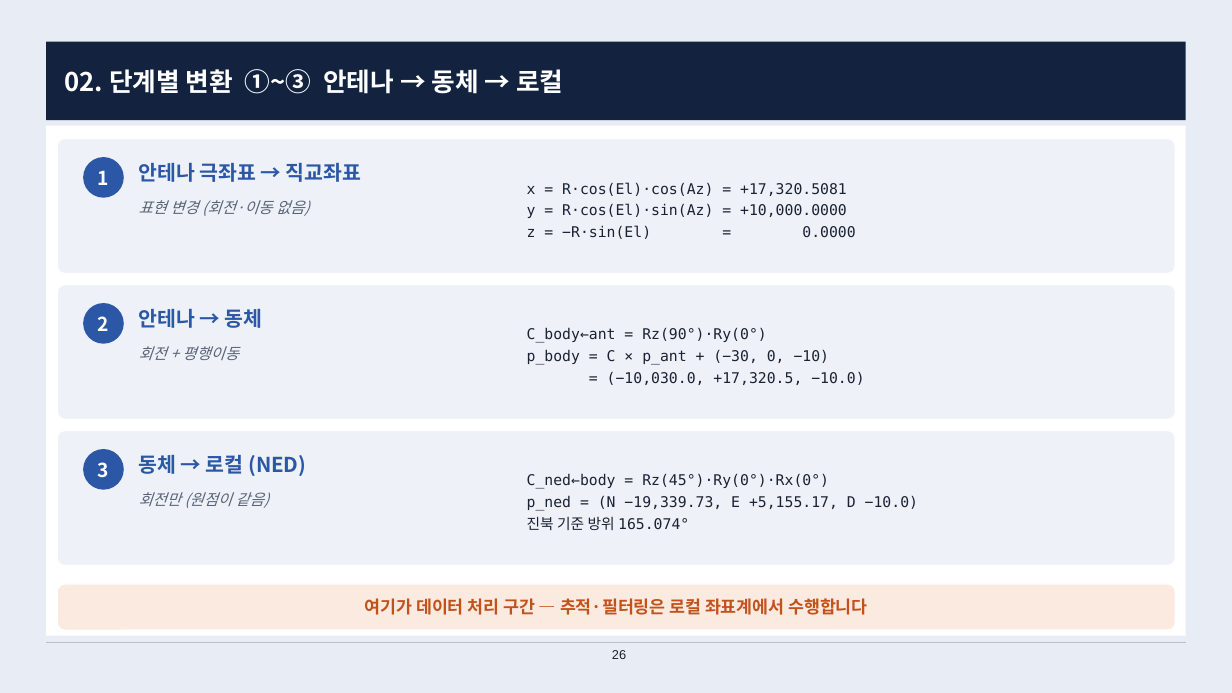
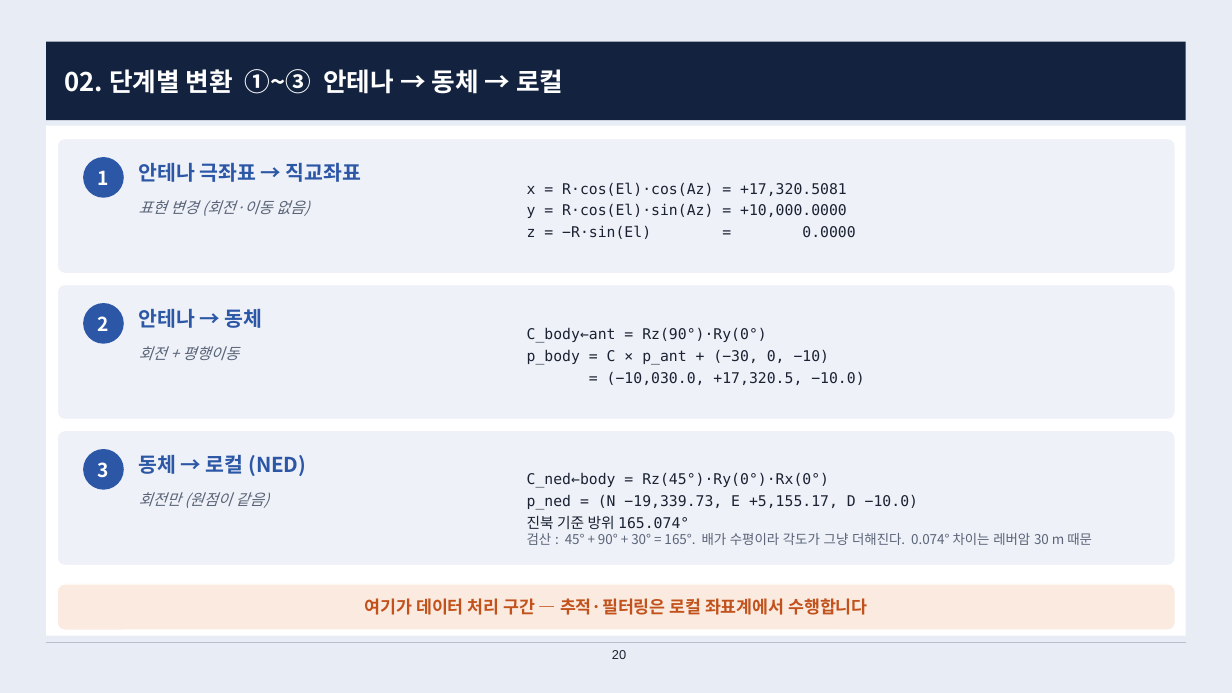
Before and after one commit to harley-hwan/IpcProc, a slide deck: slide 20 of Part2_CoordFrames/ref/산출물/Chapter2_coordinate_systems.pptx (slide 26 before the commit). Drawn at 1232x693 pixels with LibreOffice and Linux fonts; fonts in the diff are those of the drawing. Boxes give left, top, right and bottom in pixels: in the first picture for what was removed or moved away, otherwise in the second. Text is boxed around its words. In the diff, an @@ line names an element or a change of style, - is before the commit and + after.

```diff
--- a/Part2_CoordFrames/ref/산출물/Chapter2_coordinate_systems.pptx
+++ b/Part2_CoordFrames/ref/산출물/Chapter2_coordinate_systems.pptx
@@ text at bbox=[527, 533, 1092, 545]: paragraph added @@
+검산 : 45° + 90° + 30° = 165°. 배가 수평이라 각도가 그냥 더해진다. 0.074° 차이는 레버암 30 m 때문
@@ page number at bbox=[612, 650, 626, 659]: text changed @@
-26
+20
```
Also in this commit, not shown: 20 other slides changed, 4 slides added, 9 slides removed, 4 other files.
